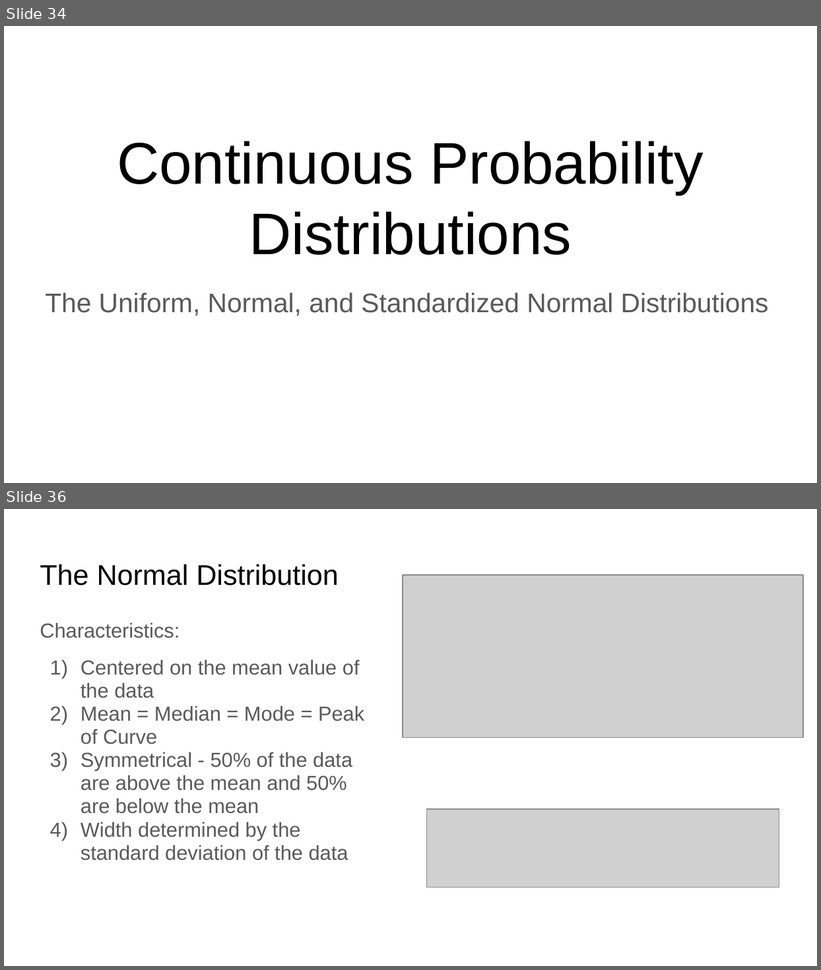
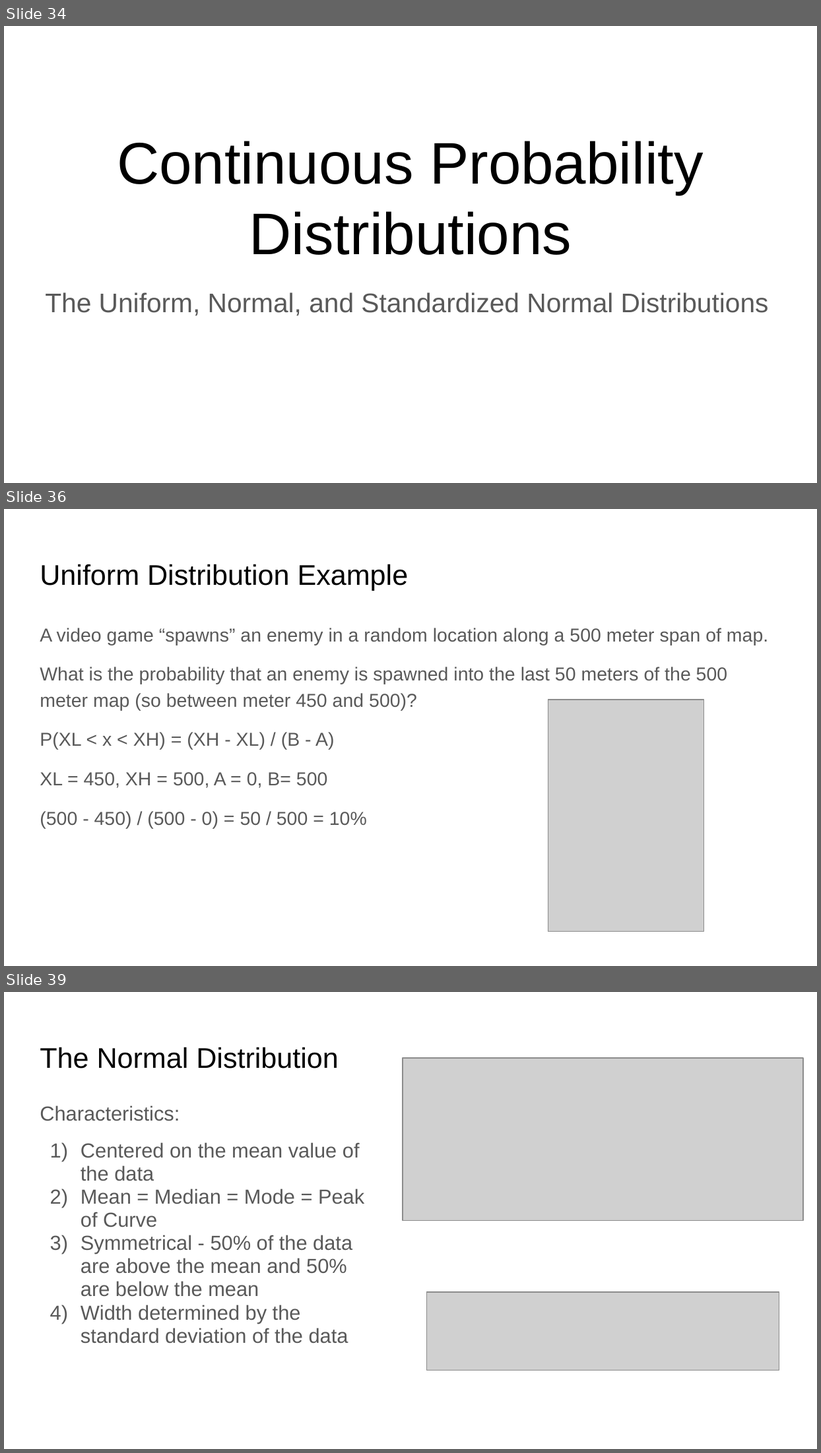
Before and after one commit to rjwrobel86/applied-business-statistics, a slide deck: course-materials/slides/Probability.pptx. Shown one above the other, each under a label of ours: slides 34 and 36 before the commit, slides 34, 36 and 39 after it; the slides between them are not shown. The pictures are 821x970 and 821x1453 pixels, drawn with LibreOffice and Linux fonts; fonts in the diff are those of the drawing; grey boxes stand for pictures. Boxes give left, top, right and bottom in pixels: in the first picture for what was removed or moved away, otherwise in the second. Text is boxed around its words. In the diff, an @@ line names an element or a change of style, - is before the commit and + after.

```diff
--- a/course-materials/slides/Probability.pptx
+++ b/course-materials/slides/Probability.pptx
@@ slide 36 added at [4, 509, 817, 966], background #FFFFFF @@
@@ title added at [40, 564, 409, 590], 25.2 pt, text #000000 @@
+Uniform Distribution Example
@@ text added at [40, 628, 768, 829], 16.6 pt, text #595959 @@
+A video game “spawns” an enemy in a random location along a 500 meter span of map.
+What is the probability that an enemy is spawned into the last 50 meters of the 500 meter map (so between meter 450 and 500)?
+P(XL < x < XH) = (XH - XL) / (B - A)
+XL = 450, XH = 500, A = 0, B= 500
+(500 - 450) / (500 - 0) = 50 / 500 = 10%
@@ picture added at [548, 700, 704, 932] @@
@@ what was slide 36 is now slide 39 @@
```
Also in this commit, not shown: 4 slides changed, 2 other slides added, 4 other files.
